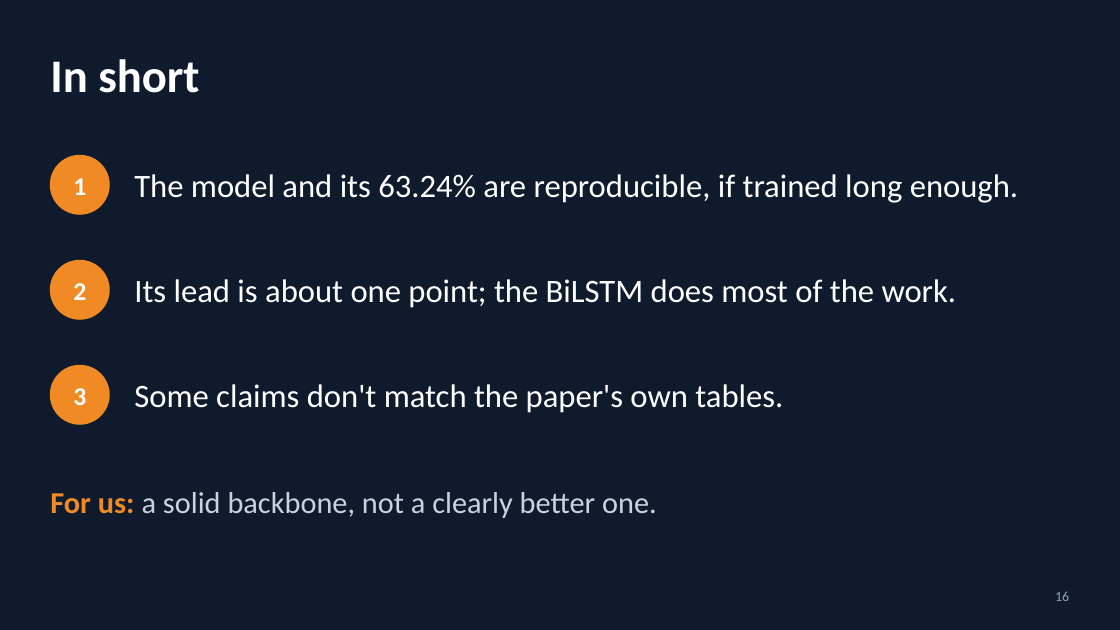
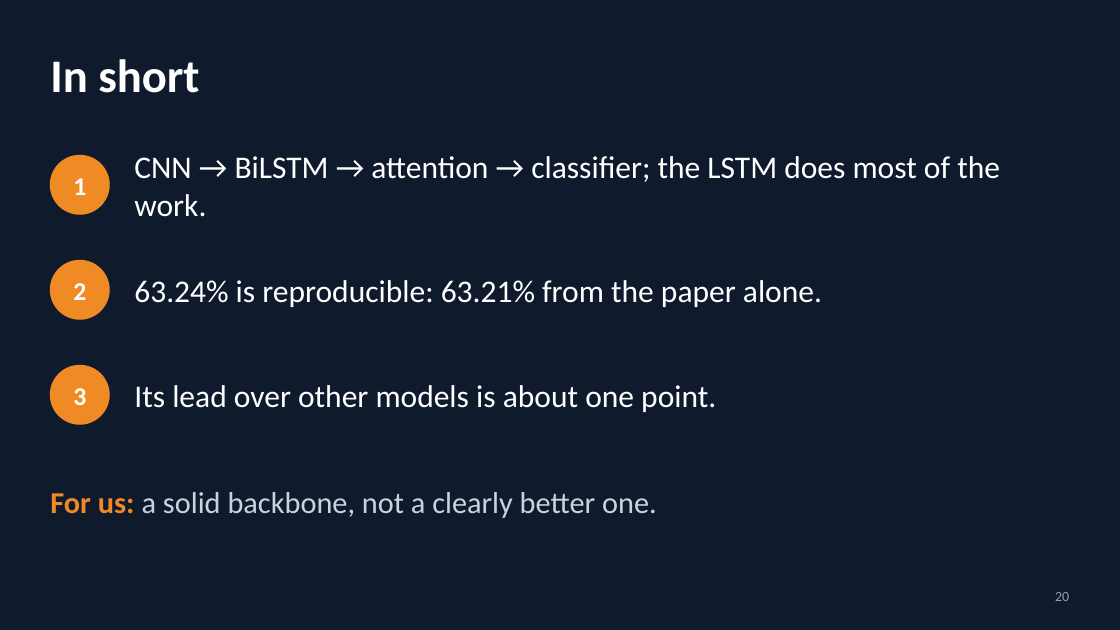
Before and after one commit to YusufBilo78/amc, a slide deck: slide 20 of deck/moshe_paper_icrnna.pptx (slide 16 before the commit). Drawn at 1120x630 pixels with LibreOffice and Linux fonts; fonts in the diff are those of the drawing. Boxes give left, top, right and bottom in pixels: in the first picture for what was removed or moved away, otherwise in the second. Text is boxed around its words. In the diff, an @@ line names an element or a change of style, - is before the commit and + after.

```diff
--- a/deck/moshe_paper_icrnna.pptx
+++ b/deck/moshe_paper_icrnna.pptx
@@ text at (134, 156, 1000, 217): text changed; size 28 to 27 pt @@
-The model and its 63.24% are reproducible, if trained long enough.
+CNN → BiLSTM → attention → classifier; the LSTM does most of the work.
@@ text at (134, 280, 822, 307): text changed; size 28 to 27 pt @@
-Its lead is about one point; the BiLSTM does most of the work.
+63.24% is reproducible: 63.21% from the paper alone.
@@ text at (134, 385, 716, 412): text changed; size 28 to 27 pt @@
-Some claims don't match the paper's own tables.
+Its lead over other models is about one point.
@@ text at (1055, 592, 1069, 601): text changed @@
-16
+20
```
Also in this commit, not shown: 10 other slides changed, 9 slides added, 5 slides removed, 6 other files.
